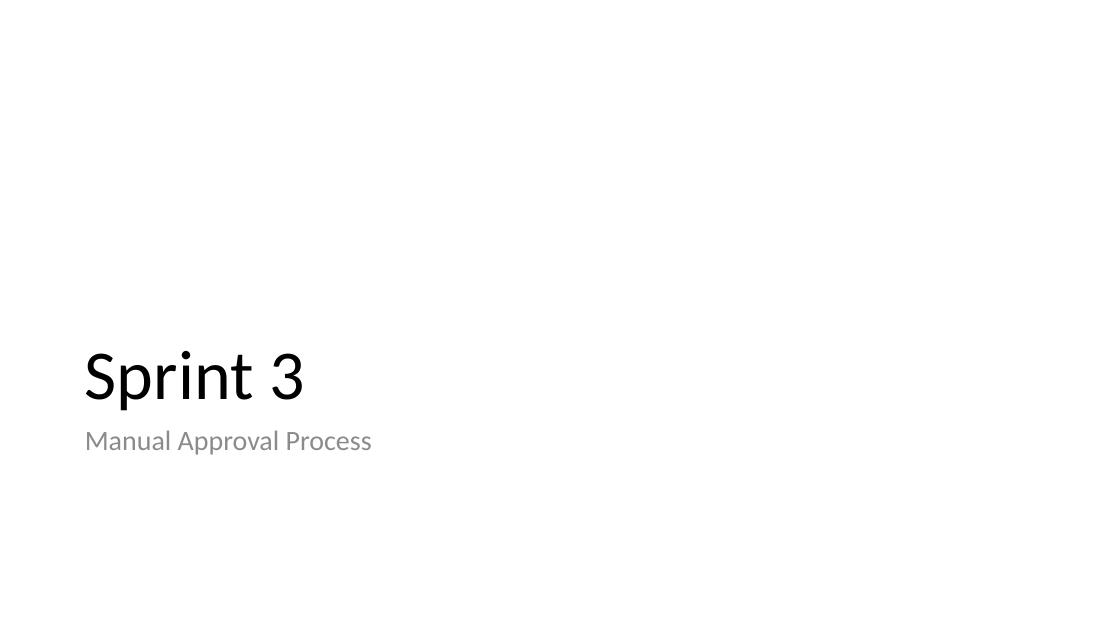
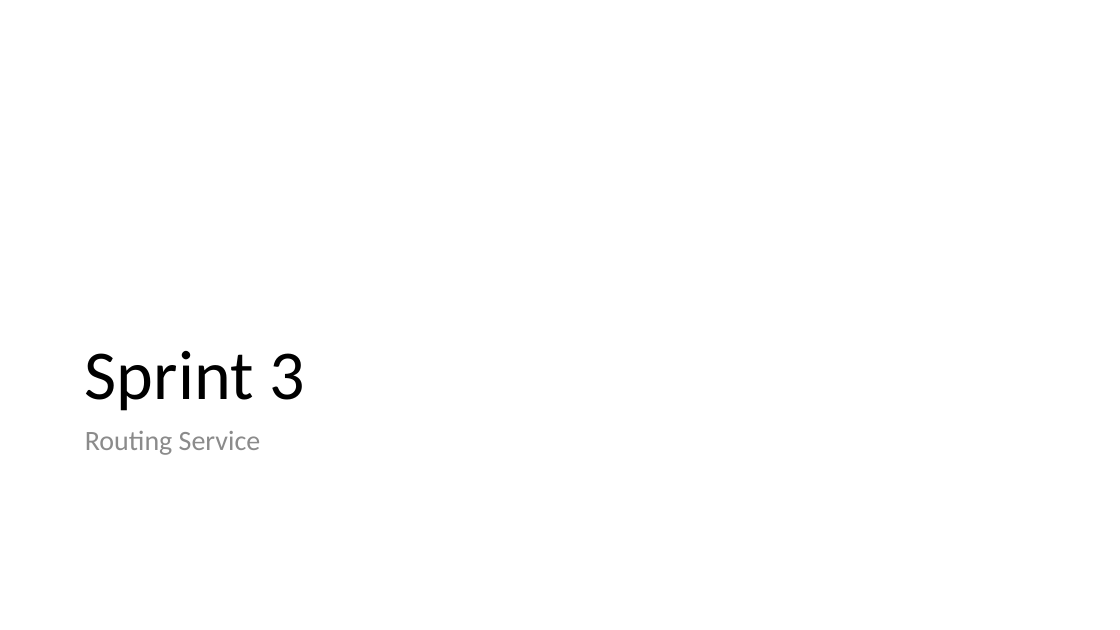
Before and after one commit to scottctr/EdaWorkshop, a slide deck: slide 26 of EventDrivenArchitectureWorkshop.pptx. Drawn at 1120x630 pixels with LibreOffice and Linux fonts; fonts in the diff are those of the drawing. Boxes give left, top, right and bottom in pixels: in the first picture for what was removed or moved away, otherwise in the second. Text is boxed around its words. In the diff, an @@ line names an element or a change of style, - is before the commit and + after.

```diff
--- a/EventDrivenArchitectureWorkshop.pptx
+++ b/EventDrivenArchitectureWorkshop.pptx
@@ text at box(85, 431, 261, 455): text changed @@
-Manual Approval Process
+Routing Service
```
Also in this commit, not shown: 6 other slides changed, 12 slides added, 1 other file.
